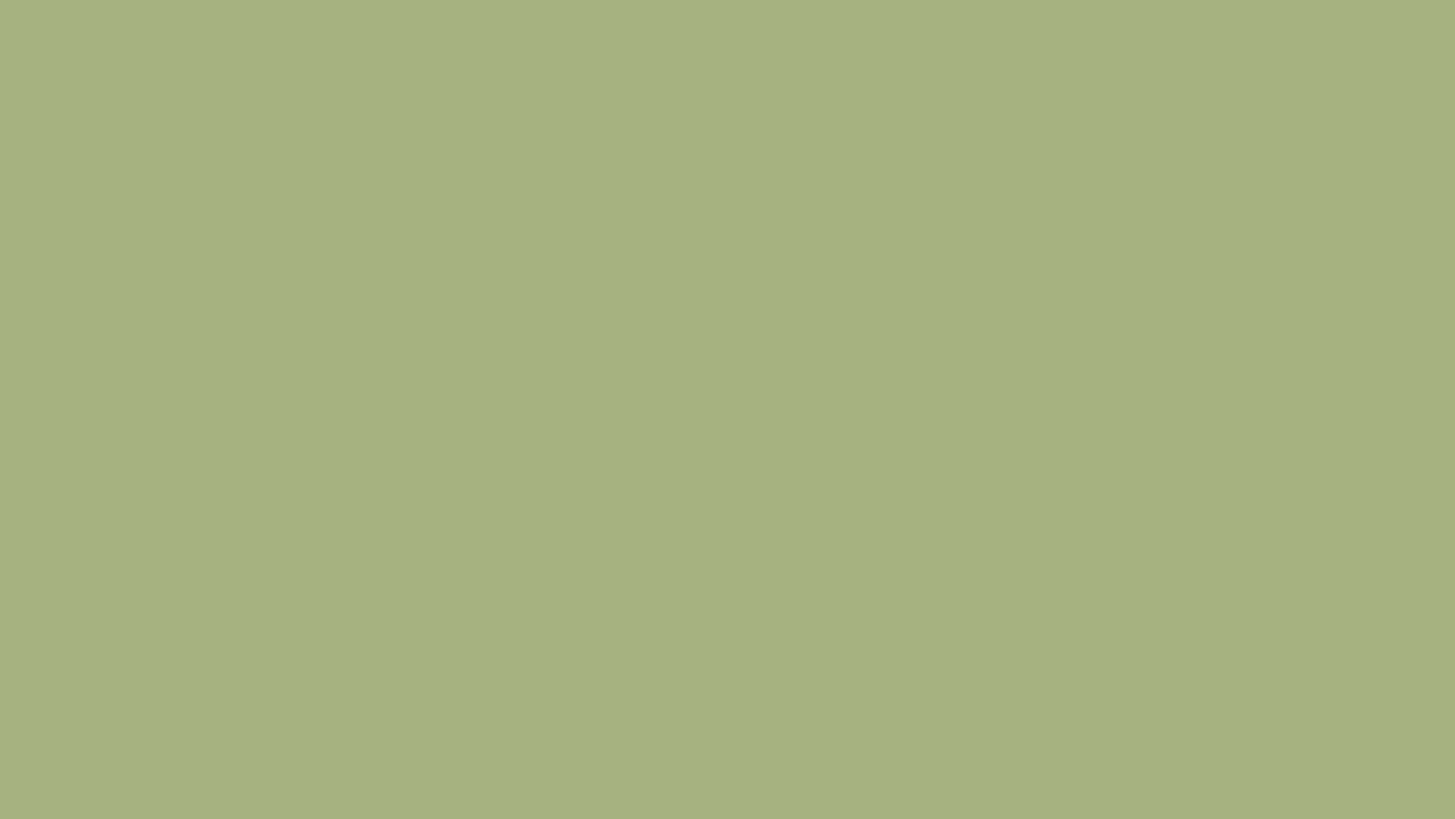
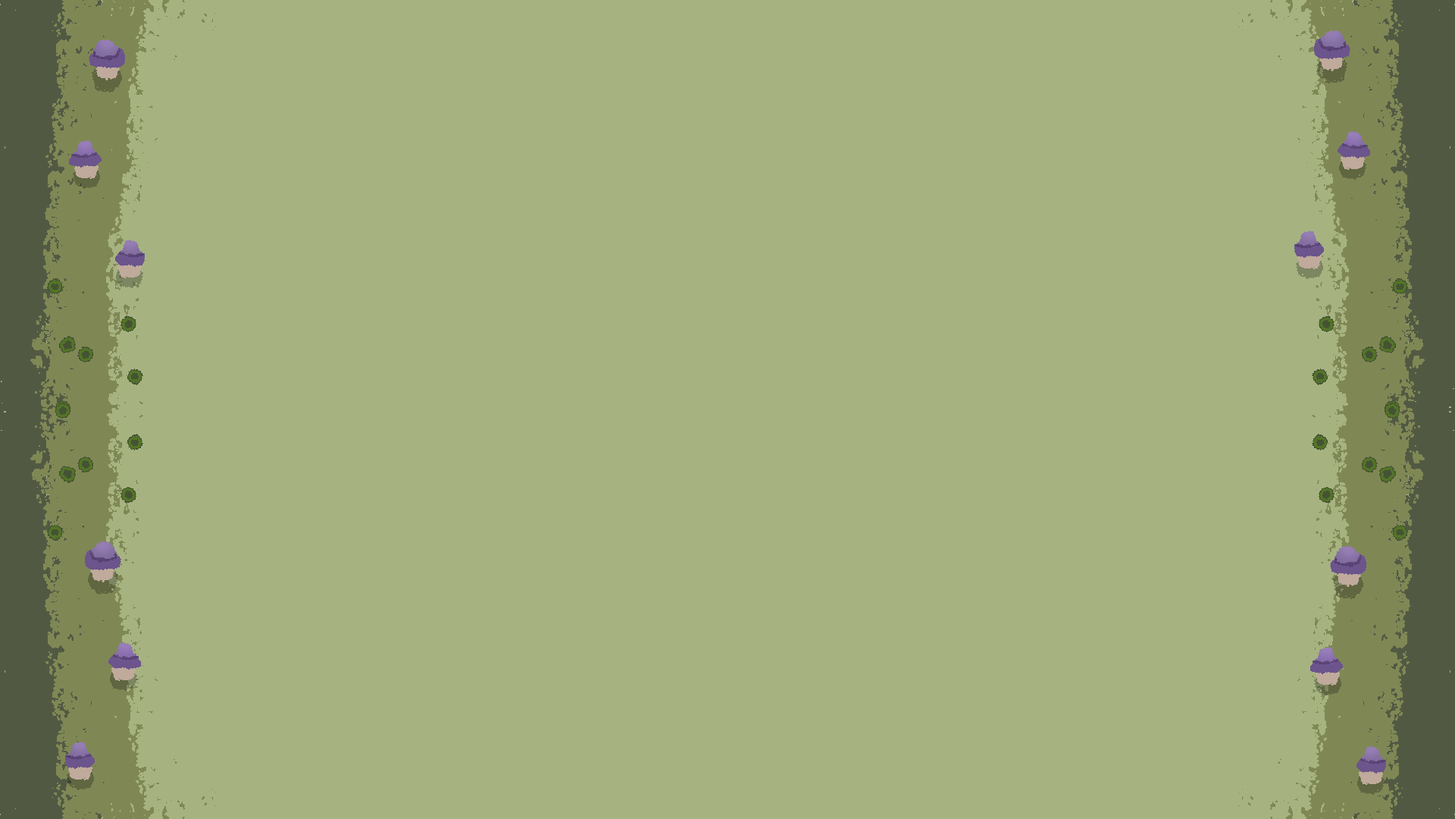
Layered file, before and after one edit (1455x819). Changes by layer:
added layer "Pasted Layer" above "Background" over (x1=46, y1=30, x2=1409, y2=795)
painted on "Background" over (x1=0, y1=0, x2=1455, y2=819)
